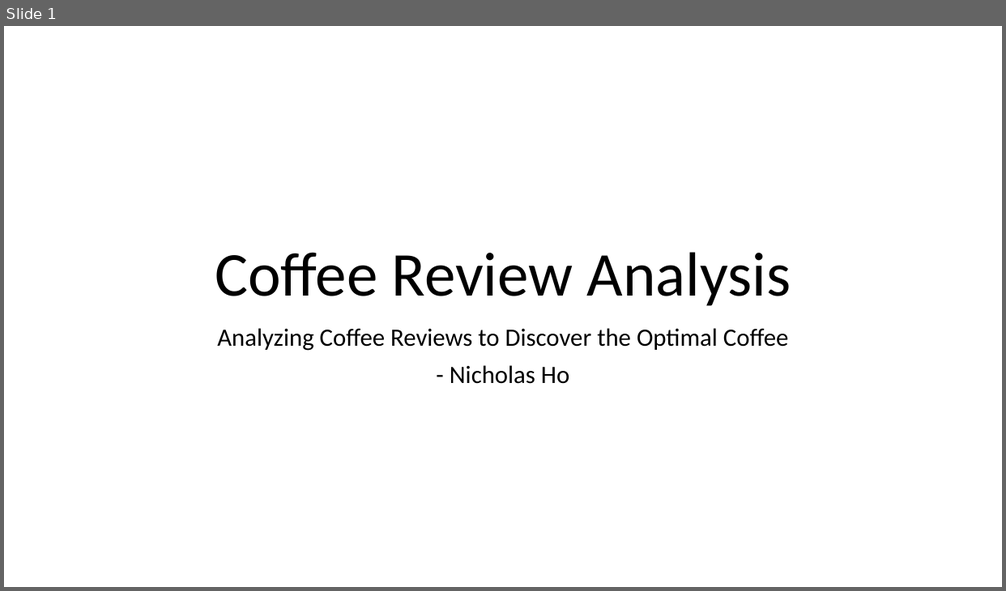
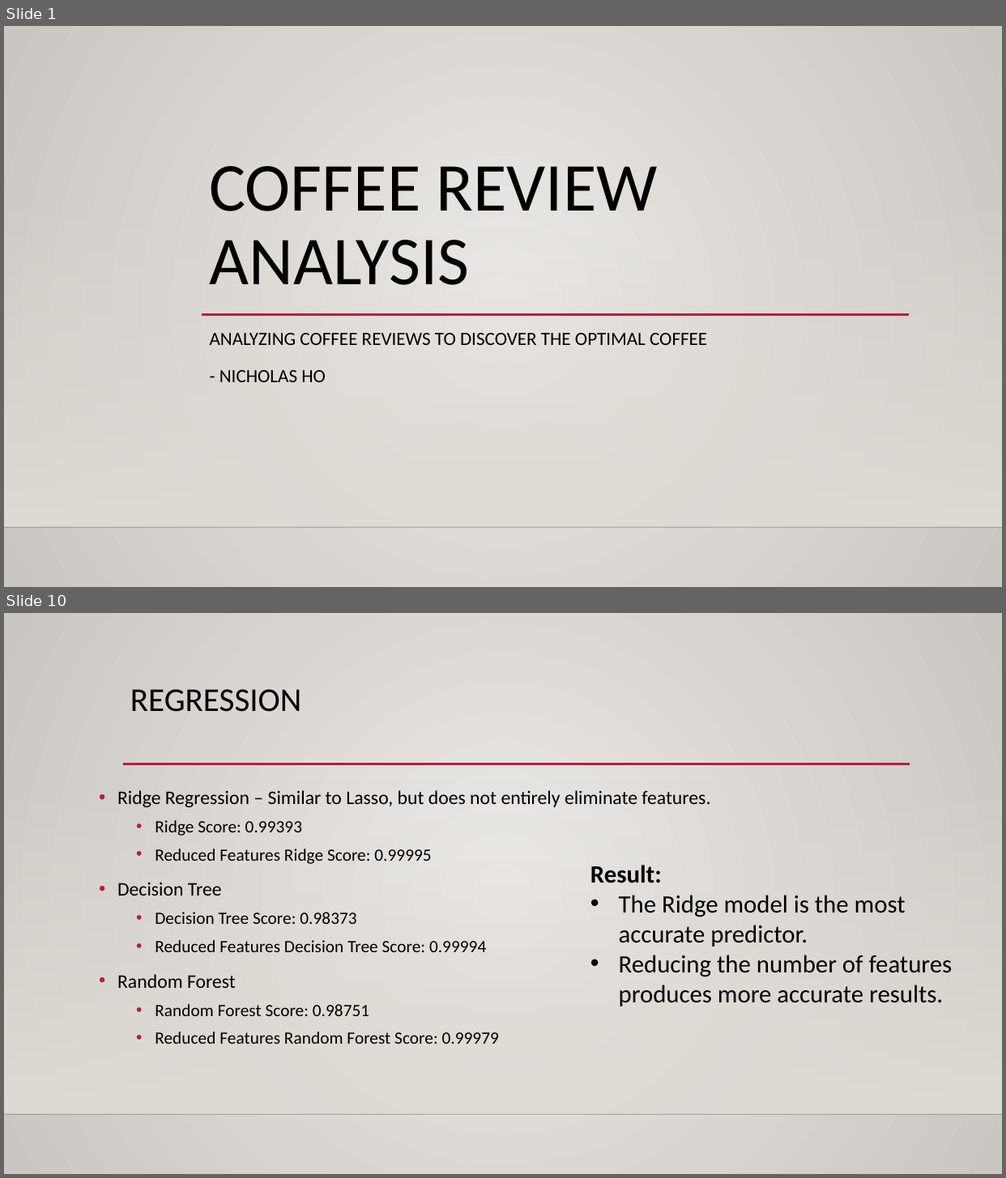
Before and after one commit to DATA-606-SPRING-2023-TUE/nicholas_data606, a slide deck: docs/Project_Presentation.pptx. Shown one above the other, each under a label of ours: slide 1 before the commit, slides 1 and 10 after it; the slides between them are not shown. The pictures are 1006x591 and 1006x1178 pixels, drawn with LibreOffice and Linux fonts; fonts in the diff are those of the drawing; background and template pictures are left out. Boxes give left, top, right and bottom in pixels: in the first picture for what was removed or moved away, otherwise in the second. Text is boxed around its words. In the diff, an @@ line names an element or a change of style, - is before the commit and + after.

```diff
--- a/docs/Project_Presentation.pptx
+++ b/docs/Project_Presentation.pptx
@@ slide 10 added at (4, 613, 1002, 1174), background gradient #ECEAE7 to #CAC7C1; not listed: 2 template elements that a slide beside it also shows @@
@@ title added at (130, 689, 301, 712), 32 pt, text #000000 @@
+REGRESSION
@@ line added from (123, 764) to (910, 764), #B71E42 2.5 pt @@
@@ text added at (117, 790, 710, 1044), 16.6 pt, text #000000 @@
+• Ridge Regression – Similar to Lasso, but does not entirely eliminate features.
+  • Ridge Score: 0.99393
+  • Reduced Features Ridge Score: 0.99995
+• Decision Tree
+  • Decision Tree Score: 0.98373
+  • Reduced Features Decision Tree Score: 0.99994
+• Random Forest
+  • Random Forest Score: 0.98751
+  • Reduced Features Random Forest Score: 0.99979
@@ text added at (590, 865, 953, 1007), 24 pt, text #000000 @@
+Result:
+• The Ridge model is the most accurate predictor.
+• Reducing the number of features produces more accurate results.
@@ slide 1 changed as well @@
@@ background #FFFFFF to gradient #ECEAE7 to #CAC7C1 @@
@@ title at (210, 166, 658, 285): text changed; size 60 to 66 pt @@
-Coffee Review Analysis
+COFFEE REVIEW ANALYSIS
@@ rectangle added at (4, 191, 1002, 527), fill gradient #DFDBD5 @@
@@ line added from (202, 315) to (909, 315), #B71E42 2.5 pt @@
@@ subtitle at (210, 333, 707, 382): text changed; size 24 to 18 pt @@
-Analyzing Coffee Reviews to Discover the Optimal Coffee
-- Nicholas Ho
+ANALYZING COFFEE REVIEWS TO DISCOVER THE OPTIMAL COFFEE
+- NICHOLAS HO
@@ line added from (4, 527) to (1002, 527), #000001 1 pt @@
```
Also in this commit, not shown: 3 other slides changed, 8 other slides added, 5 slides removed.
